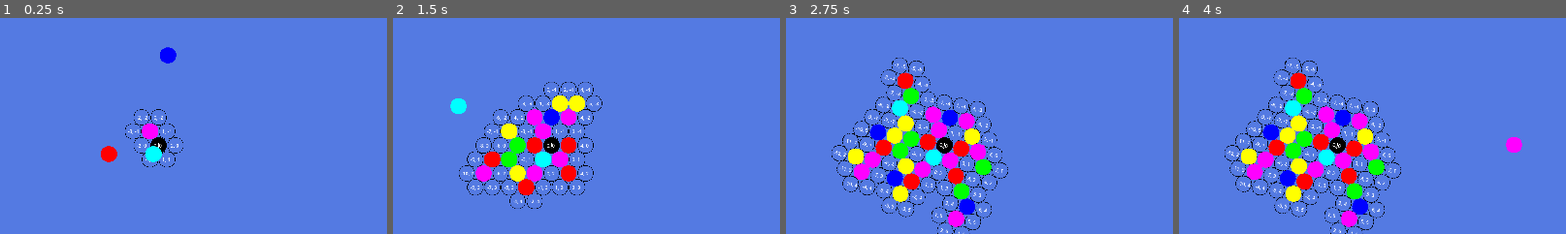
Above: before the commit, frames 1-4 (left to right).
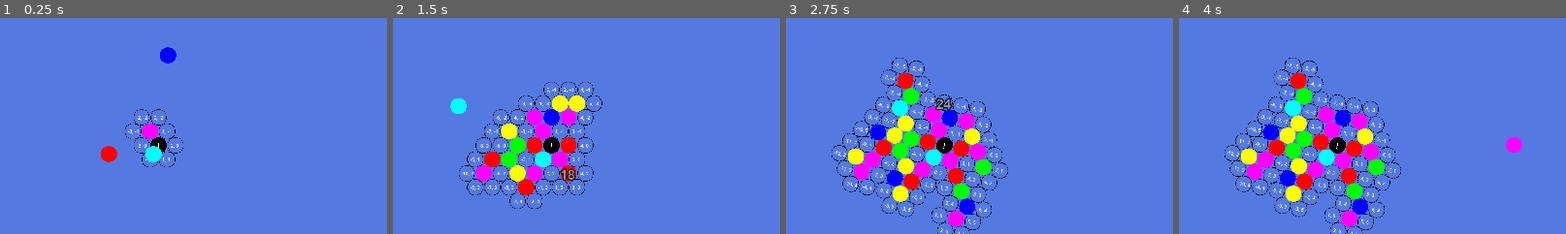
Above: after the commit, the same moments.

Repository: almostNathan/BubbleSpinnerRoguelike
Game: Godot game, scene res://main_arena.tscn
The game is run twice, just before and just after one commit, with the same random seed, the same clock (stepped at 60 frames per second) and the same inputs.
Inputs (mouse positions are % of the whole screen's width and height, from its top left):
- Up to frame 1 (0.25 s): no input
- Up to frame 2 (1.5 s): move the mouse to (72, 45) at 0.52 s; press the mouse at (72, 45) at 0.53 s; move the mouse to (30, 55) at 1.27 s; release the mouse at (30, 55) at 1.28 s; click (30, 55) at 1.35 s
- Up to frame 3 (2.75 s): move the mouse to (60, 28) at 2.02 s; press the mouse at (60, 28) at 2.03 s
- Up to frame 4 (4 s): move the mouse to (45, 70) at 2.77 s; release the mouse at (45, 70) at 2.78 s; click (45, 70) at 2.85 s; tap Enter at 3.5 s; move the mouse to (80, 65) at 3.52 s; press the mouse at (80, 65) at 3.53 s
The pictures show only the part of the screen within x 30-80%, y 21-71%; the shares and areas given below are measured in that part.

The runs differ from the first frame. In frame 1, less than 0.1% of the frame differs, in the area x 39-42%, y 58-61%; in frame 2, 0.2%; in frame 3, 0.3%, in the area x 17-54%, y 36-97%; in frame 4, less than 0.1%.

Commit message:
working on applying mod effects

Diff:
--- /dev/null
+++ b/Scenes/Effects/base_effect.tscn
@@ -0,0 +1,6 @@
+[gd_scene load_steps=2 format=3 uid="uid://dwy1shenguaee"]
+
+[ext_resource type="Script" uid="uid://cb3ydtkboogb7" path="res://Scripts/Effects/base_effect.gd" id="1_txhn3"]
+
+[node name="BaseEffect" type="Node2D"]
+script = ExtResource("1_txhn3")
--- /dev/null
+++ b/Scenes/Mods/BallMods/base_ball_mod.tscn
@@ -0,0 +1,6 @@
+[gd_scene load_steps=2 format=3 uid="uid://dqksymoidea0w"]
+
+[ext_resource type="Script" uid="uid://dcallncuf8uhq" path="res://Scripts/Mods/BallMods/base_ball_mod.gd" id="1_l0dyv"]
+
+[node name="BaseBallMod" type="Node2D"]
+script = ExtResource("1_l0dyv")
--- /dev/null
+++ b/Scenes/UI/score_number.tscn
@@ -0,0 +1,32 @@
+[gd_scene load_steps=3 format=3 uid="uid://ynvfjej4yka5"]
+
+[ext_resource type="Script" uid="uid://dinujdxm3680c" path="res://Scripts/UI/score_number.gd" id="1_qvxvp"]
+
+[sub_resource type="LabelSettings" id="LabelSettings_qvxvp"]
+font_size = 32
+font_color = Color(0.784314, 0.784314, 0.796078, 1)
+outline_size = 15
+outline_color = Color(0, 0, 0, 1)
+shadow_size = 2
+shadow_color = Color(0, 0, 0, 0.823529)
+
+[node name="ScoreNumber" type="Node2D"]
+script = ExtResource("1_qvxvp")
+
+[node name="Container" type="Container" parent="."]
+anchors_preset = 8
+anchor_left = 0.5
+anchor_top = 0.5
+anchor_right = 0.5
+anchor_bottom = 0.5
+offset_left = -20.0
+offset_top = -20.0
+offset_right = 20.0
+offset_bottom = 20.0
+grow_horizontal = 2
+grow_vertical = 2
+
+[node name="Label" type="Label" parent="Container"]
+layout_mode = 2
+text = "15"
+label_settings = SubResource("LabelSettings_qvxvp")
--- /dev/null
+++ b/Scripts/Effects/base_effect.gd
@@ -0,0 +1,6 @@
+extends Node2D
+class_name BaseEffect
+
+
+func apply_effect(target):
+	pass
--- /dev/null
+++ b/Scripts/Mods/BallMods/base_ball_mod.gd
@@ -0,0 +1,11 @@
+extends Node2D
+class_name BaseBallMod
+
+var ball : BaseBall
+
+func attach(new_ball : BaseBall) -> void:
+	ball = new_ball
+	ball.on_destroy.connect(trigger_spikes)
+
+func trigger_spikes() -> void:
+	pass
--- /dev/null
+++ b/Scripts/UI/score_number.gd
@@ -0,0 +1,38 @@
+extends Node2D
+class_name ScoreNumber
+
+@onready var label_container = $Container
+@onready var label = $Container/Label
+
+
+func set_values_and_animate(value, pos):
+	label.text = str(value)
+	self.global_position = pos
+	var fade_tween = get_tree().create_tween()
+	fade_tween.tween_property(label_container, "modulate:a", 0, 1)
+	fade_tween.finished.connect(remove)
+
+
+	#var tween = get_tree().create_tween()
+	#var end_pos = Vector2(randf_range(-spread, spread), -height) + start_pos
+	#var tween_length = animation_player.get_animation("damage_number_animation").length
+
+	#tween.tween_property(label_container, "position", end_pos, tween_length).from(start_pos)
+
+
+func remove():
+	if is_inside_tree():
+		get_parent().remove_child(self)
+
+func set_color(new_color : Color):
+	var new_label_settings = label.label_settings.duplicate()
+	new_label_settings.font_color = new_color
+	label.label_settings = new_label_settings
+
+func set_style(style_settings : Dictionary):
+	var new_label_settings = label.label_settings.duplicate()
+
+	if style_settings['color'] != null:
+		new_label_settings.font_color = style_settings['color']
+
+	label.label_settings = new_label_settings
--- a/Scripts/ball_grid_manager.gd
+++ b/Scripts/ball_grid_manager.gd
@@ -18,11 +18,13 @@
 
 var center_point : Vector2
 var grid_slot_dict : Dictionary[Vector2i, BallGridSlot]
-var shot_count = 0
-
-@onready var start_point = $StartPoint
-
-var ball_grid_slot_scene = preload("res://Scenes/ball_grid_slot.tscn")
+var shot_count : int = 0
+
+
+@onready var start_point : StartPoint = $StartPoint
+
+var score_number_scene : PackedScene = preload("res://Scenes/UI/score_number.tscn")
+var ball_grid_slot_scene : PackedScene = preload("res://Scenes/ball_grid_slot.tscn")
 
 func _ready() -> void:
 	self.position = Vector2(get_viewport_rect().size.x/2, get_viewport_rect().size.y/2)
@@ -32,7 +34,7 @@
 func ball_shot(shot_ball, launcher):
 	shot_count += 1
 	if shot_count % 10 == 0:
-		await get_tree().create_timer(.2).timeout
+		await get_tree().create_timer(.5).timeout
 		add_balls(10)
 
 func ball_collided(shot_ball: BaseBall, collided_ball: BaseBall):
@@ -67,9 +69,11 @@
 	var connected_group_pos = get_connected_group_pos(closest_position)
 	var score = 0
 	for ball_pos in connected_group_pos:
-		var types = grid_slot_dict[ball_pos].get_types()
-		for type in types:
-			score += BallTypes.types[type]["value"]
+		score += grid_slot_dict[ball_pos].score_slot()
+
+	var score_number :ScoreNumber = score_number_scene.instantiate()
+	add_sibling(score_number)
+	score_number.set_values_and_animate(score, grid_slot_dict[closest_position].global_position)
 	Hud.change_score(score)
 	clear_slots(connected_group_pos)
 
@@ -97,8 +101,8 @@
 				if x == 0:
 					x_offset = 0
 				else:
-					x_offset =  x * BALL_SIZE / 2
-				var new_relative_position = Vector2(x + x_offset  , y * (BALL_SIZE/2 * sqrt(3)))
+					x_offset =  x * BALL_SIZE / 2.0
+				var new_relative_position = Vector2(x + x_offset  , y * (BALL_SIZE/2.0 * sqrt(3)))
 				var new_ball_grid_slot : BallGridSlot = ball_grid_slot_scene.instantiate()
 				new_ball_grid_slot.setup(Vector2i(x,y), new_relative_position)
 				self.add_child(new_ball_grid_slot)
@@ -158,7 +162,7 @@
 
 func clear_slots(slot_positions : Array[Vector2i]):
 	for slot_position in slot_positions:
-		grid_slot_dict[slot_position].clear_slot()
+		grid_slot_dict[slot_position].destroy_slot()
 
 
 func delete_islands() -> void:
--- a/Scripts/ball_grid_slot.gd
+++ b/Scripts/ball_grid_slot.gd
@@ -19,17 +19,17 @@
 var is_available = false
 var types : Array[String] = []
 
-func setup(grid_position, new_position) -> void:
-	self.grid_position = grid_position
+func setup(new_grid_position, new_position) -> void:
+	self.grid_position = new_grid_position
 	self.position = new_position
 	self.center_point = center_point
-	$Label.text = str(grid_position).substr(1,str(grid_position).find(')')-1)
+	$Label.text = str(self.grid_position).substr(1,str(self.grid_position).find(')')-1)
 
 func get_current_position() -> Vector2:
-	return position
+	return self.position
 
 func get_current_global_position() -> Vector2:
-	var current_global_position = position + center_point
+	var current_global_position = self.position + center_point
 	#current_global_position.rotated(grid_rotation)
 	return current_global_position
 
@@ -45,11 +45,12 @@
 	ball_position_tween.set_ease(Tween.EASE_OUT)
 	ball_position_tween.tween_property(ball_in_slot, 'position', get_current_position(), .01)
 	#ball_in_slot.position  = get_current_position()
-	is_available = false
+	self.make_unavailable()
 
-func clear_slot() -> void:
+
+func destroy_slot() -> void:
 	if ball_in_slot:
-		ball_in_slot.queue_free()
+		ball_in_slot.destroy()
 	ball_in_slot = null
 	self.make_available()
 
@@ -58,6 +59,12 @@
 	for position_change in relative_positions_array:
 		adjacent_grid_positions_array.append(grid_position + position_change)
 	return adjacent_grid_positions_array
+
+func score_slot() -> int:
+	if ball_in_slot != null:
+		return ball_in_slot.score_ball()
+	else:
+		return 0
 
 func get_types() -> Array[String]:
 	if ball_in_slot:
--- a/Scripts/base_ball.gd
+++ b/Scripts/base_ball.gd
@@ -1,5 +1,7 @@
 extends Node2D
 class_name BaseBall
+
+signal on_destroy(ball)
 
 @onready var sprite = $Sprite2D
 @onready var hitbox = $Area2D
@@ -8,12 +10,11 @@
 
 var speed : float = 1500
 var movement_direction : Vector2 = Vector2(0,0)
+var active = true
 var collided = false
 
 var types : Array[String] = []
 
-var active = true
-var timekeeper = 0.0
 
 func _ready():
 	sprite.modulate = color
@@ -40,6 +41,10 @@
 func get_types() -> Array[String]:
 	return types
 
+func destroy() -> void:
+	self.on_destroy.emit(self)
+	self.queue_free()
+
 func on_bounce():
 	pass
 
@@ -47,6 +52,14 @@
 	self.position = new_position
 	self.speed = 0
 
+func score_ball() -> int:
+	if len(types) != 0:
+		var score_sum = 0
+		for type in types:
+			score_sum += BallTypes.types[type]['value']
+		return score_sum
+	else:
+		return 0
 
 func _on_area_2d_area_entered(area: Area2D) -> void:
 	if area.has_method('bounce'):
--- a/Scripts/start_point.gd
+++ b/Scripts/start_point.gd
@@ -1,7 +1,2 @@
 extends BaseBall
 class_name StartPoint
-
-
-
-func _physics_process(delta: float) -> void:
-	pass
Not shown, added: Scripts/Effects/base_effect.gd.uid
Not shown, added: Scripts/Mods/BallMods/base_ball_mod.gd.uid
Not shown, added: Scripts/UI/score_number.gd.uid
